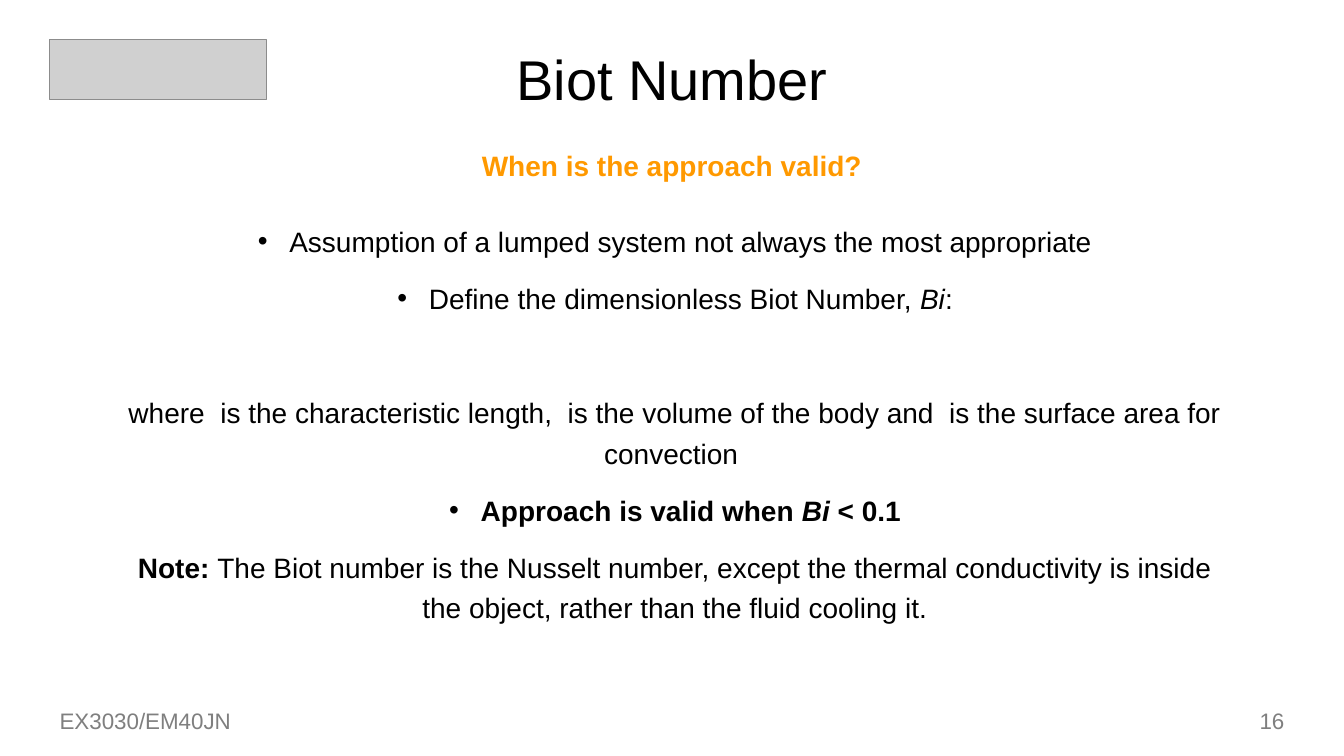
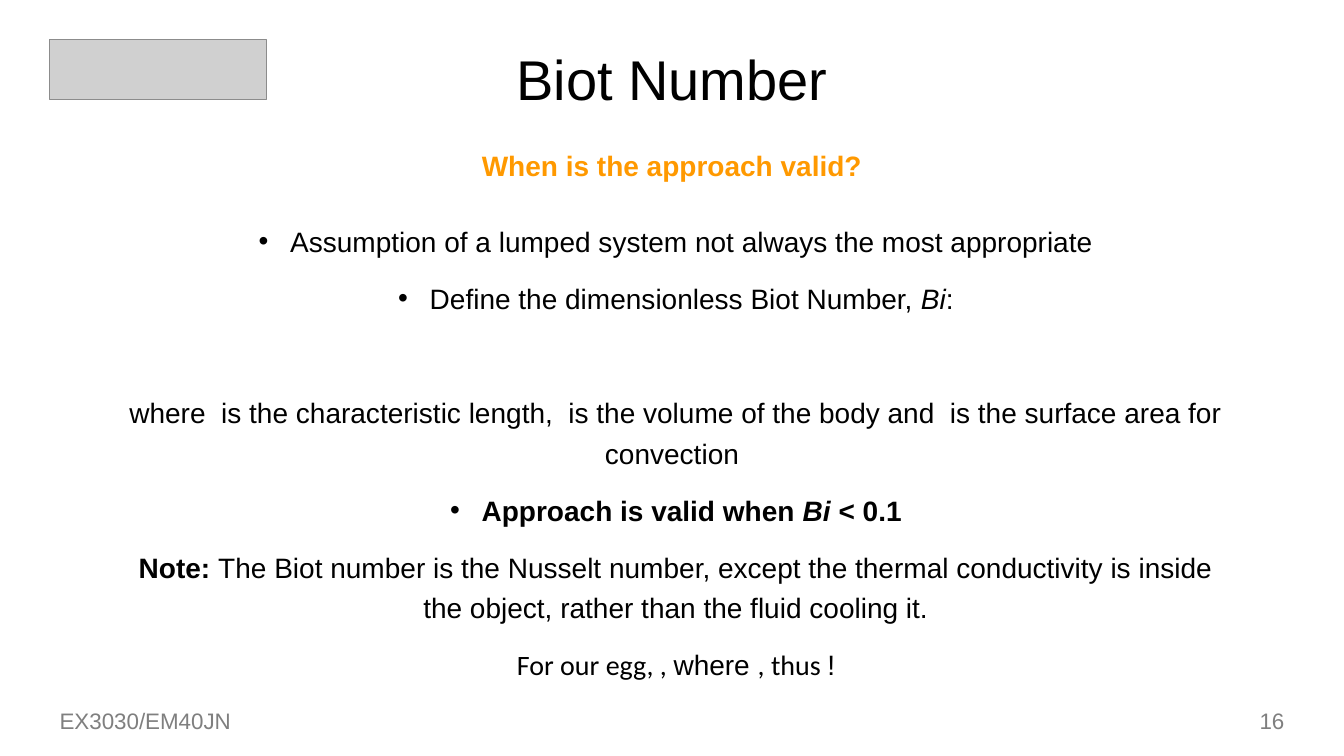
Before and after one commit to toastedcrumpets/HMMT, a slide deck: slide 16 of oldnotes/Week7-01.pptx. Drawn at 1344x756 pixels with LibreOffice and Linux fonts; fonts in the diff are those of the drawing; grey boxes stand for pictures. Boxes give left, top, right and bottom in pixels: in the first picture for what was removed or moved away, otherwise in the second. Text is boxed around its words. In the diff, an @@ line names an element or a change of style, - is before the commit and + after.

```diff
--- a/oldnotes/Week7-01.pptx
+++ b/oldnotes/Week7-01.pptx
@@ text at (517, 654, 821, 680): paragraph added @@
+For our egg, , where , thus !
```
Also in this commit, not shown: 1 other file.
